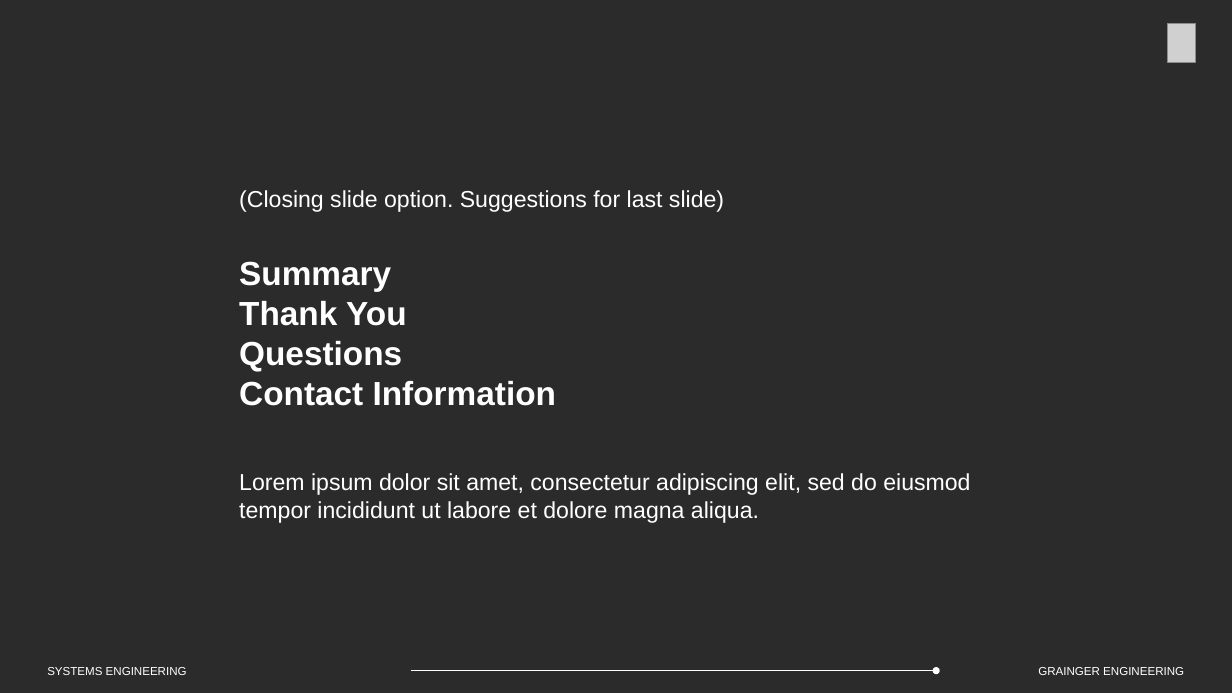
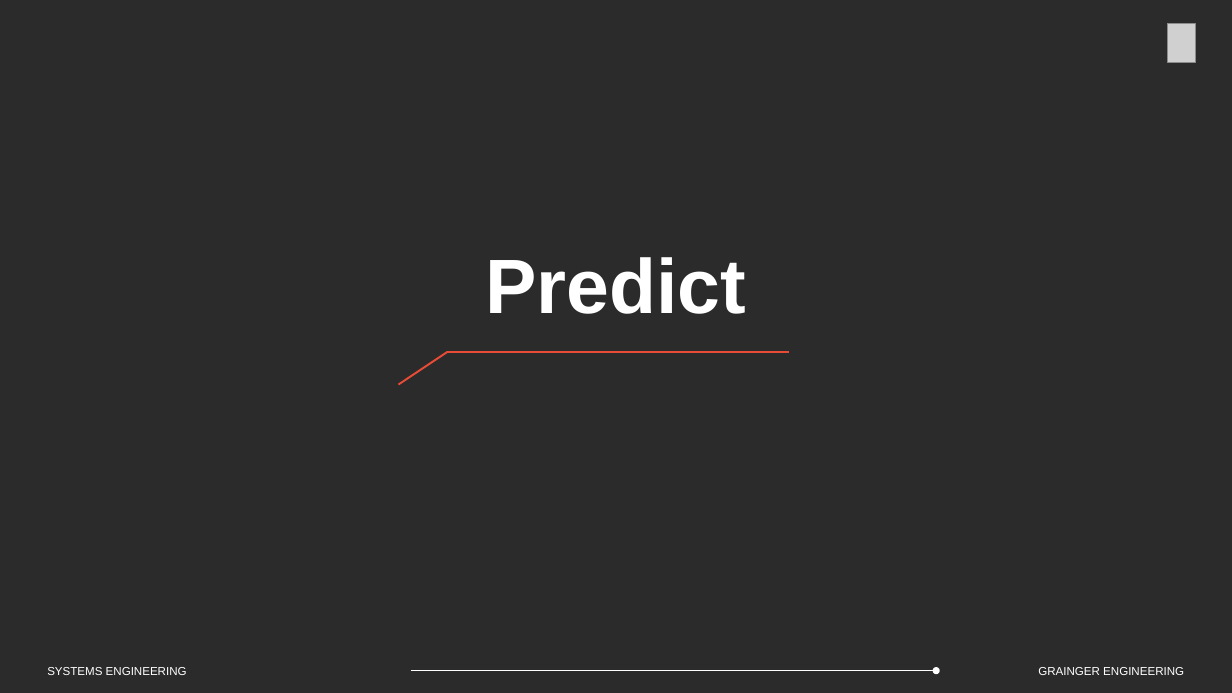
Before and after one commit to Marius-Juston/SE-423---Class-Material, a slide deck: slide 19 of Lectures/Slides/L20-21.pptx (slide 51 before the commit). Drawn at 1232x693 pixels with LibreOffice and Linux fonts; fonts in the diff are those of the drawing; grey boxes stand for pictures; background and template pictures are left out; a plain dark background stands for a picture behind light text. Boxes give left, top, right and bottom in pixels: in the first picture for what was removed or moved away, otherwise in the second. Text is boxed around its words. In the diff, an @@ line names an element or a change of style, - is before the commit and + after.

```diff
--- a/Lectures/Slides/L20-21.pptx
+++ b/Lectures/Slides/L20-21.pptx
@@ text removed at [239, 190, 970, 523] @@
-(Closing slide option. Suggestions for last slide)
-Summary
-Thank You
-Questions
-Contact Information
-Lorem ipsum dolor sit amet, consectetur adipiscing elit, sed do eiusmod tempor incididunt ut labore et dolore magna aliqua.
@@ text added at [485, 257, 746, 314], 60 pt, text #FFFFFF, bold @@
+Predict
@@ line added from (398, 384) to (447, 352), #E84B36 1.5 pt @@
@@ line added from (447, 352) to (789, 352), #E84B36 1.5 pt @@
```
Also in this commit, not shown: 2 other slides changed, 16 slides added, 10 slides removed.
